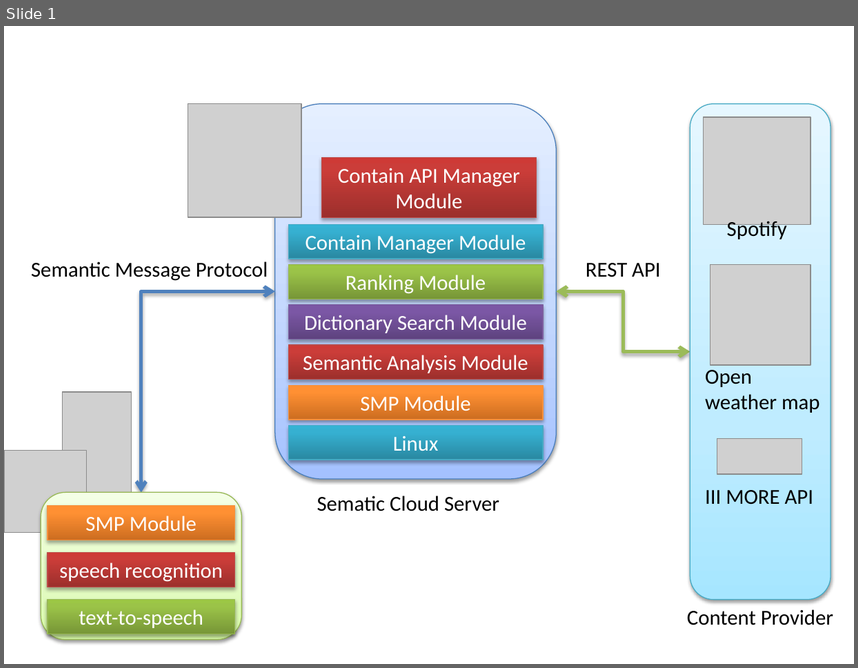
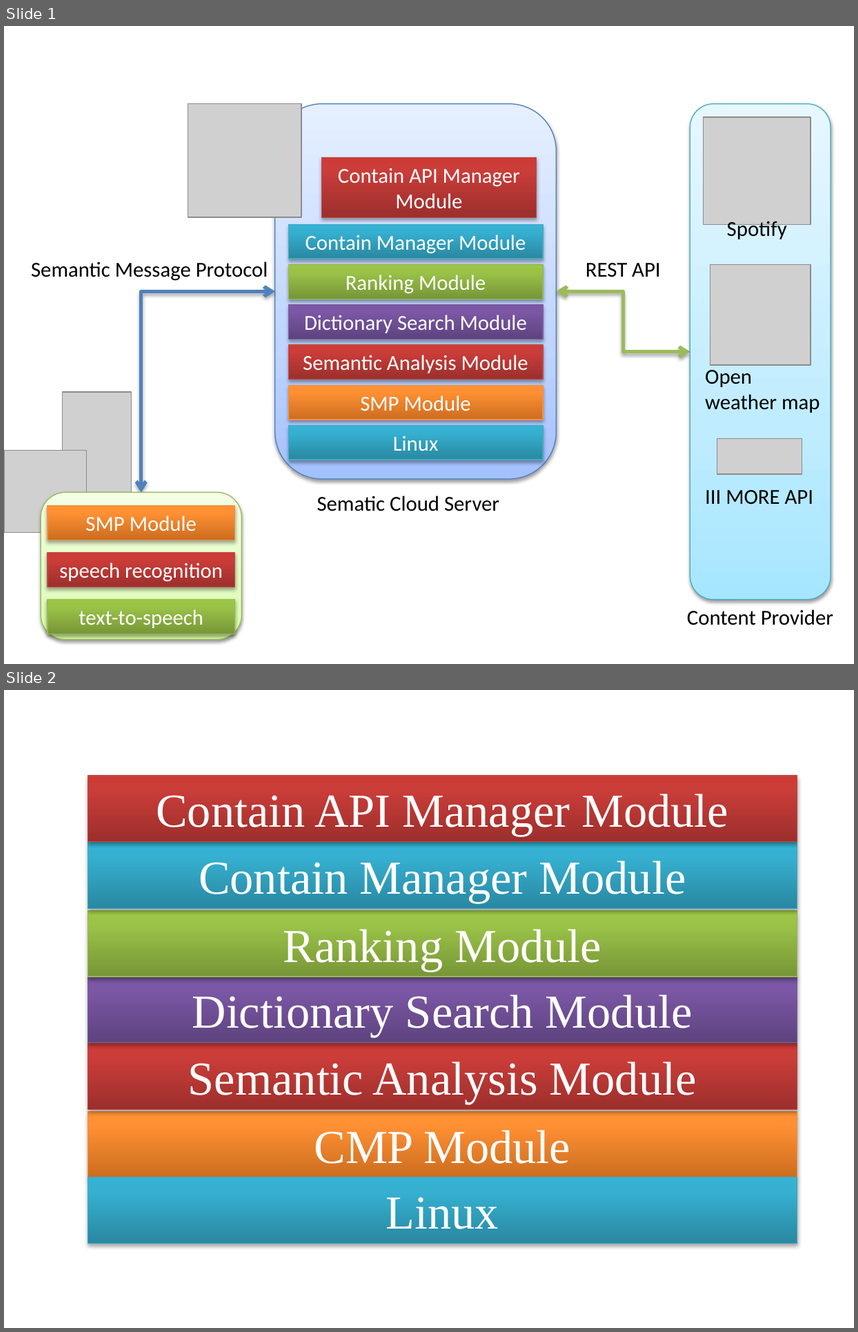
Before and after one commit to ideasiii/ControllerPlatform, a slide deck: Specification/smp.pptx. Shown one above the other, each under a label of ours: slide 1 before the commit, slides 1 and 2 after it. The pictures are 858x668 and 858x1332 pixels, drawn with LibreOffice and Linux fonts; fonts in the diff are those of the drawing; grey boxes stand for pictures. Boxes give left, top, right and bottom in pixels: in the first picture for what was removed or moved away, otherwise in the second. Text is boxed around its words. In the diff, an @@ line names an element or a change of style, - is before the commit and + after.

```diff
--- a/Specification/smp.pptx
+++ b/Specification/smp.pptx
@@ slide 2 added at [4, 690, 854, 1328], background #FFFFFF @@
@@ group added at [87, 776, 797, 1243]: 7 rectangles @@
+CMP Module
+Linux
+Semantic Analysis Module
+Dictionary Search Module
+Ranking Module
+Contain Manager Module
+Contain API Manager Module
```
Also in this commit, not shown: 1 other slide added, 1 other file.
